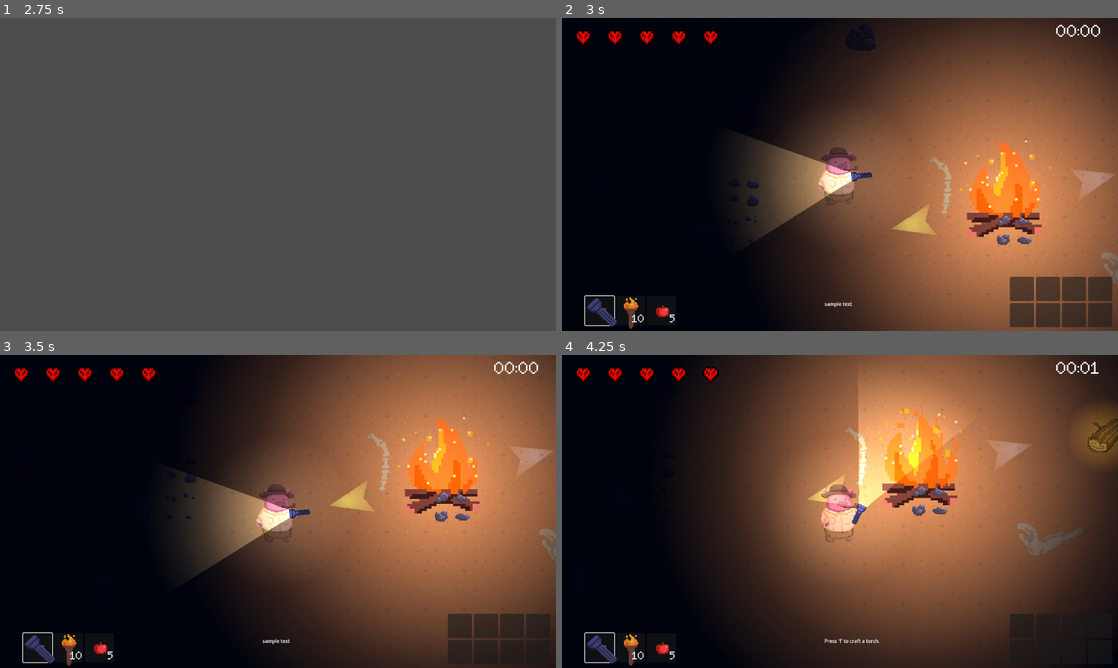
Above: before the commit, frames 1-4 (two rows, left to right).
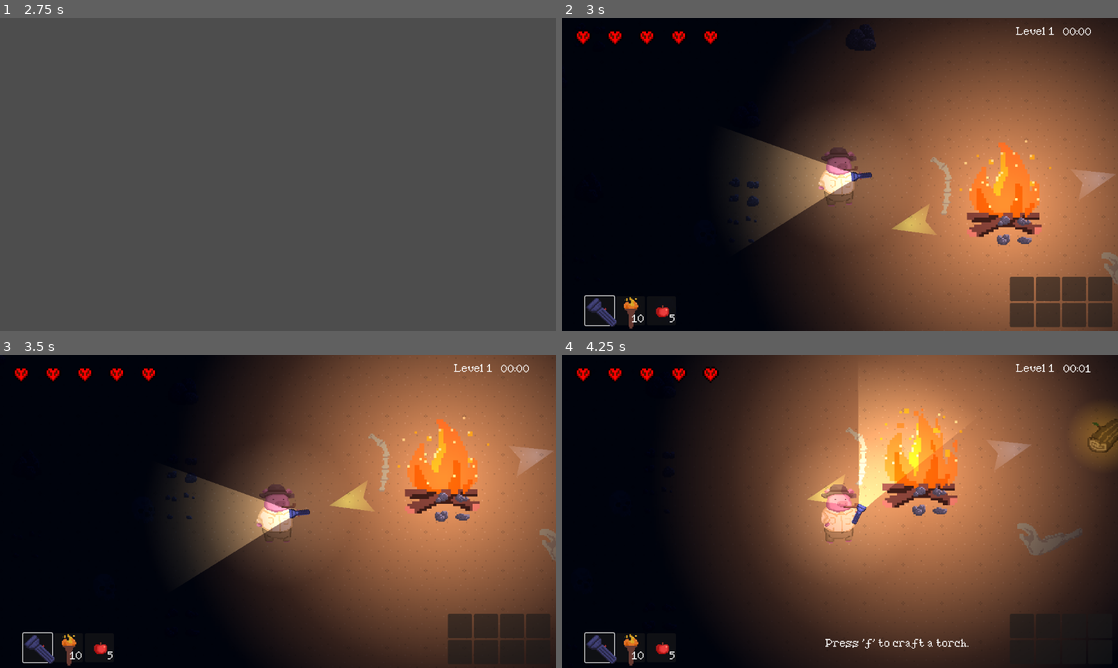
Above: after the commit, the same moments.

Repository: JasonLee4/MaizeRunnerGame
Game: Godot game, scene res://scenes/menus/main_menu.tscn
Same seed, same stepped clock (60 frames per second), same inputs: the game is played once before the commit and once after it. Sound files missing from this copy of the repository are replaced by a short silence.
Inputs (mouse positions are in pixels of both pictures, inside the frame that each line leads up to):
- Up to frame 1 (2.75 s): click (278, 180) at 0.5 s; click "CREATE SAVE --" at 1.25 s; tap Enter at 2 s; move the mouse to (400, 158) at 2.02 s; hold D (right) from 2.03 s (still down); hold F (advance_dialogue) from 2.03 s (still down)
- Up to frame 2 (3 s): tap Space (dash) at 2.75, 2.85 s; move the mouse to (728, 190) at 2.77 s; release D (right) at 2.78 s; release F (advance_dialogue) at 2.78 s; hold S (down) from 2.78 s (still down)
- Up to frame 3 (3.5 s): keep holding S (down)
- Up to frame 4 (4.25 s): move the mouse to (895, 442) at 3.52 s; release S (down) at 3.53 s; hold D (right) from 3.53 s (still down); click (895, 442) at 3.6 s

Frame 1 is identical in both runs. In frame 2, 0.3% of the frame differs, in the area x 47-97%, y 2-93%; in frame 3, 0.3%; in frame 4, 0.5%, in the area x 47-97%, y 2-94%.

Commit message:
fix tooltip, display cur lvl

Diff:
--- a/scenes/ui/tooltip.gd
+++ b/scenes/ui/tooltip.gd
@@ -6,5 +6,5 @@
 
 
 func apply_text(text, display):
-	$RichTextLabel.text = text
-	$RichTextLabel.visible = display
+	$TextLabel.text = text
+	$TextLabel.visible = display
--- a/scenes/ui/tooltip.tscn
+++ b/scenes/ui/tooltip.tscn
@@ -1,18 +1,17 @@
-[gd_scene load_steps=2 format=3 uid="uid://wqx546fxgt0q"]
+[gd_scene load_steps=3 format=3 uid="uid://wqx546fxgt0q"]
 
 [ext_resource type="Script" path="res://scenes/ui/tooltip.gd" id="1_07bqr"]
+[ext_resource type="FontFile" uid="uid://d1eqqtaqlhuy4" path="res://assets/ui/PixelSleigh.ttf" id="2_dwk07"]
 
 [node name="Tooltip" type="NinePatchRect"]
 custom_minimum_size = Vector2(60, 60)
 script = ExtResource("1_07bqr")
 
-[node name="RichTextLabel" type="RichTextLabel" parent="."]
+[node name="TextLabel" type="Label" parent="."]
 layout_mode = 0
 offset_top = 1.0
-offset_right = 57.0
-offset_bottom = 15.0
-theme_override_font_sizes/normal_font_size = 10
-text = "sample text"
-fit_content = true
-scroll_active = false
-autowrap_mode = 0
+offset_right = 138.0
+offset_bottom = 35.0
+theme_override_fonts/font = ExtResource("2_dwk07")
+horizontal_alignment = 1
+vertical_alignment = 1
--- a/scenes/ui/ui.gd
+++ b/scenes/ui/ui.gd
@@ -4,6 +4,7 @@
 @onready var hotbar = $HotBar
 @onready var health_counter: HBoxContainer = $HealthCounter/HBoxContainer
 @onready var timer_label: Label = $GameTimer/TimerText
+@onready var cur_lvl_label: Label = $CurrentLvl/LvlText
 @onready var backpack = $backpack_menu
 
 func _ready():
@@ -24,6 +25,10 @@
 func _process(delta):
 	if Globals.lvl_time:
 		timer_label.text = Globals.lvl_time
+
+	if Globals.cur_lvl:
+		cur_lvl_label.text = "Level " + str(Globals.cur_lvl)
+
 
 	#if Input.is_action_just_pressed("open_inventory"):
 		#$backpack_menu.visible = !$backpack_menu.visible
--- a/scenes/ui/ui.tscn
+++ b/scenes/ui/ui.tscn
@@ -70,13 +70,30 @@
 offset_right = -920.0
 offset_bottom = -8.0
 
+[node name="CurrentLvl" type="Control" parent="."]
+layout_mode = 3
+anchors_preset = 0
+offset_left = 939.0
+offset_top = 12.0
+offset_right = 1007.0
+offset_bottom = 52.0
+
+[node name="LvlText" type="Label" parent="CurrentLvl"]
+layout_mode = 0
+offset_right = 69.0
+offset_bottom = 42.0
+theme_override_fonts/font = ExtResource("6_r816i")
+text = "Lvl 1"
+horizontal_alignment = 1
+vertical_alignment = 1
+
 [node name="GameTimer" type="Control" parent="."]
 layout_mode = 3
 anchors_preset = 0
-offset_left = 967.0
-offset_top = 12.0
-offset_right = 1133.0
-offset_bottom = 58.0
+offset_left = 986.0
+offset_top = 4.0
+offset_right = 1152.0
+offset_bottom = 50.0
 
 [node name="TimerText" type="Label" parent="GameTimer"]
 layout_mode = 1
@@ -85,15 +102,16 @@
 anchor_top = 0.5
 anchor_right = 0.5
 anchor_bottom = 0.5
-offset_left = -29.0
-offset_top = -2.0
-offset_right = 76.0
-offset_bottom = 28.0
+offset_left = -55.0
+offset_top = -8.0
+offset_right = 50.0
+offset_bottom = 22.0
 grow_horizontal = 2
 grow_vertical = 2
 theme_override_fonts/font = ExtResource("6_r816i")
-theme_override_font_sizes/font_size = 25
 text = "00:00"
+horizontal_alignment = 1
+vertical_alignment = 1
 
 [node name="backpack_menu" parent="." instance=ExtResource("7_4nqm3")]
 anchors_preset = 3
